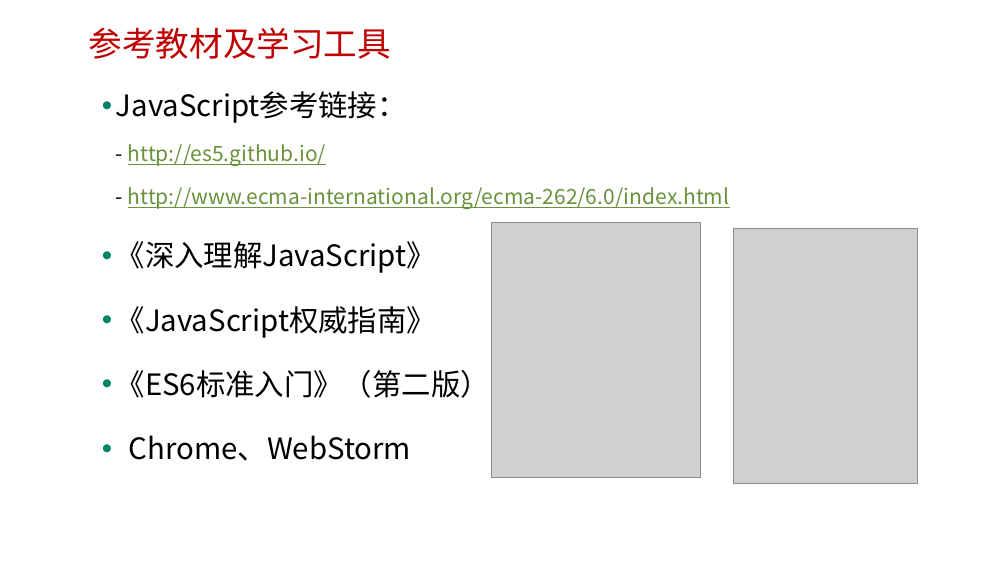
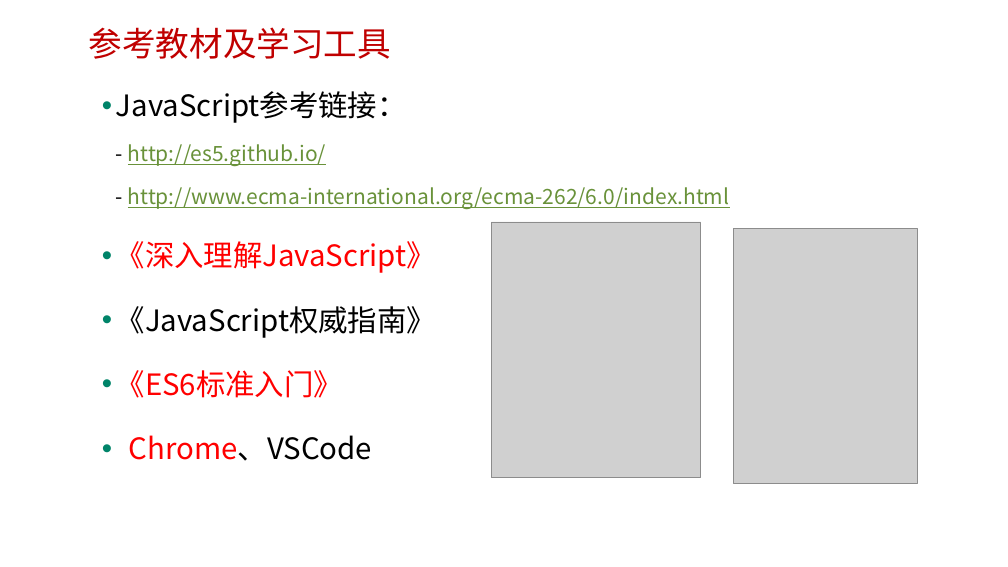
Before and after one commit to edu2act/course-javascript-advanced, a slide deck: slide 7 of 课程PPT/01.JavaScript发展历程及语言特点.pptx. Drawn at 1008x567 pixels with LibreOffice and Linux fonts; fonts in the diff are those of the drawing; grey boxes stand for pictures; background and template pictures are left out. Boxes give left, top, right and bottom in pixels: in the first picture for what was removed or moved away, otherwise in the second. Text is boxed around its words. In the diff, an @@ line names an element or a change of style, - is before the commit and + after.

```diff
--- a/课程PPT/01.JavaScript发展历程及语言特点.pptx
+++ b/课程PPT/01.JavaScript发展历程及语言特点.pptx
@@ text at [116,241,436,273]: text colour #000000 to #FF0000 in "《深入理解JavaScript》" @@
@@ text at [116,370,372,461]: text changed; text colour #000000 to #FF0000 @@
-• 《ES6标准入门》（第二版）
-• Chrome、WebStorm
+• 《ES6标准入门》
+• Chrome、VSCode
```
Also in this commit, not shown: 4 other slides changed, 1 other file.
